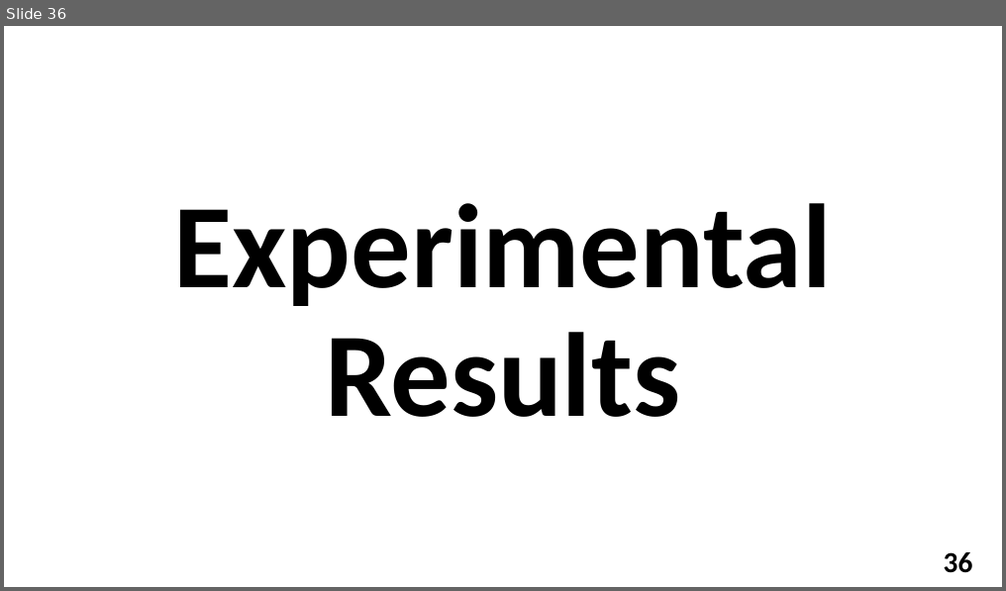
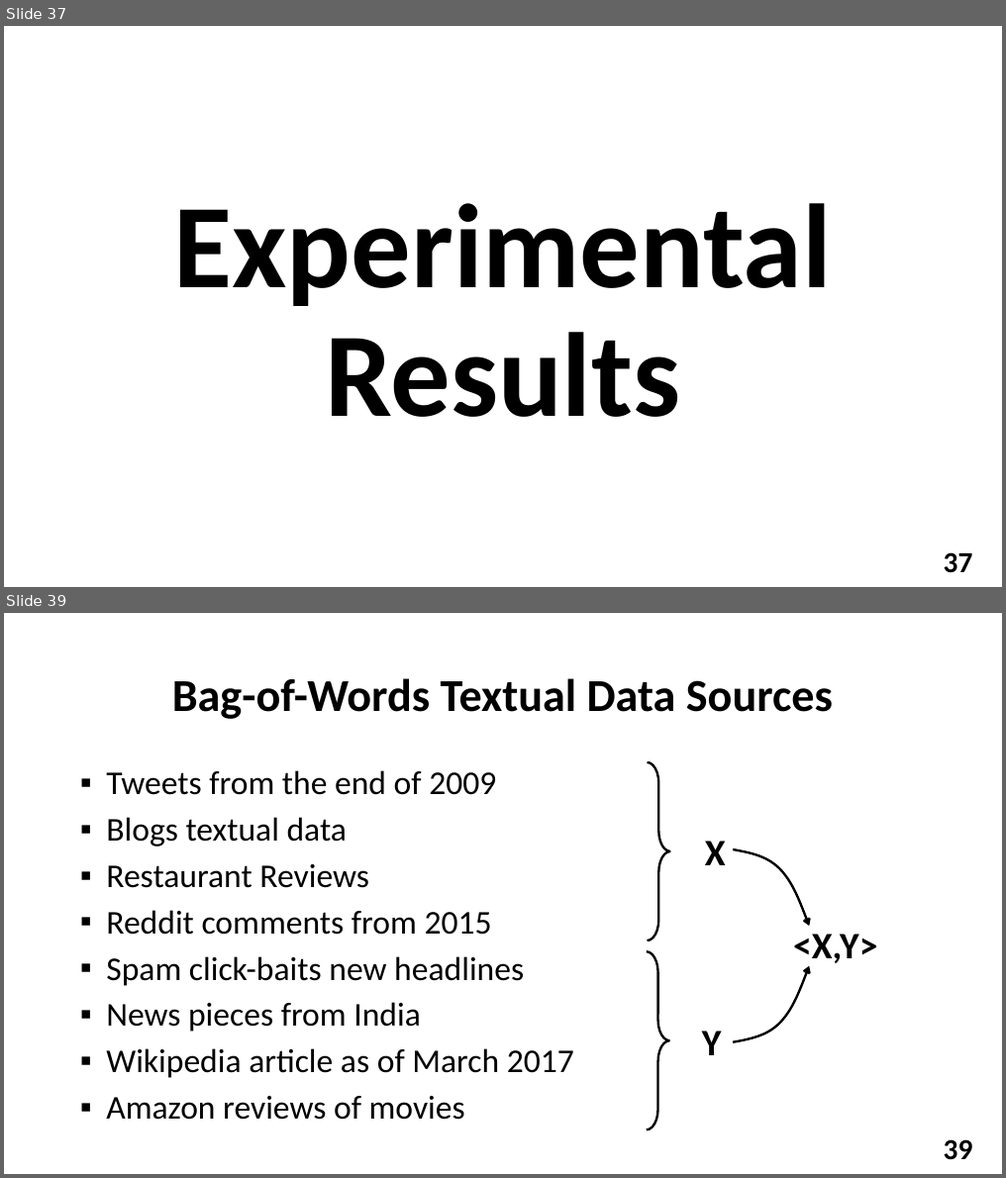
Before and after one commit to YuvalAlf/Distributed-Monitoring, a slide deck: What We Did So Far Dec 2018.pptx. Shown one above the other, each under a label of ours: slide 36 before the commit, slides 37 and 39 after it; the slides between them are not shown. The pictures are 1006x591 and 1006x1178 pixels, drawn with LibreOffice and Linux fonts; fonts in the diff are those of the drawing; background and template pictures are left out. Boxes give left, top, right and bottom in pixels: in the first picture for what was removed or moved away, otherwise in the second. Text is boxed around its words. In the diff, an @@ line names an element or a change of style, - is before the commit and + after.

```diff
--- a/What We Did So Far Dec 2018.pptx
+++ b/What We Did So Far Dec 2018.pptx
@@ slide 39 added at (x1=4, y1=613, x2=1002, y2=1174), background picture (left out); not listed: 1 template element that a slide beside it also shows @@
@@ title added at (x1=172, y1=678, x2=833, y2=719), 44 pt, text #000000, bold @@
+Bag-of-Words Textual Data Sources
@@ text added at (x1=106, y1=770, x2=574, y2=1120), 32 pt, text #000000 @@
+▪ Tweets from the end of 2009
+▪ Blogs textual data
+▪ Restaurant Reviews
+▪ Reddit comments from 2015
+▪ Spam click-baits new headlines
+▪ News pieces from India
+▪ Wikipedia article as of March 2017
+▪ Amazon reviews of movies
@@ right brace added at (x1=648, y1=762, x2=670, y2=941), outline #000000 2.25 pt @@
@@ text added at (x1=705, y1=841, x2=726, y2=865), 36 pt, text #000000, bold @@
+X
@@ freeform shape added at (x1=734, y1=850, x2=810, y2=926), outline #000000 2.25 pt @@
@@ text added at (x1=793, y1=934, x2=878, y2=968), 36 pt, text #000000, bold @@
+<X,Y>
@@ right brace added at (x1=647, y1=953, x2=669, y2=1131), outline #000000 2.25 pt @@
@@ freeform shape added at (x1=734, y1=966, x2=810, y2=1043), outline #000000 2.25 pt @@
@@ text added at (x1=702, y1=1031, x2=722, y2=1056), 36 pt, text #000000, bold @@
+Y
@@ what was slide 36 is now slide 37 @@
@@ page number at (x1=944, y1=553, x2=973, y2=573): text changed @@
-36
+37
```
Also in this commit, not shown: 4 slides changed, 15 other slides added.
